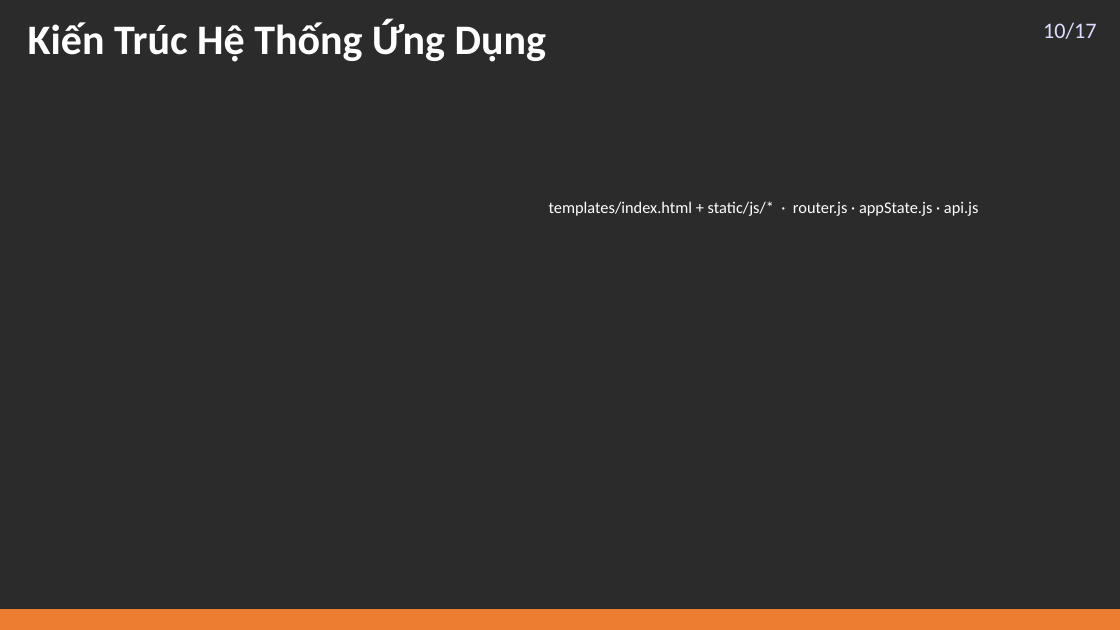
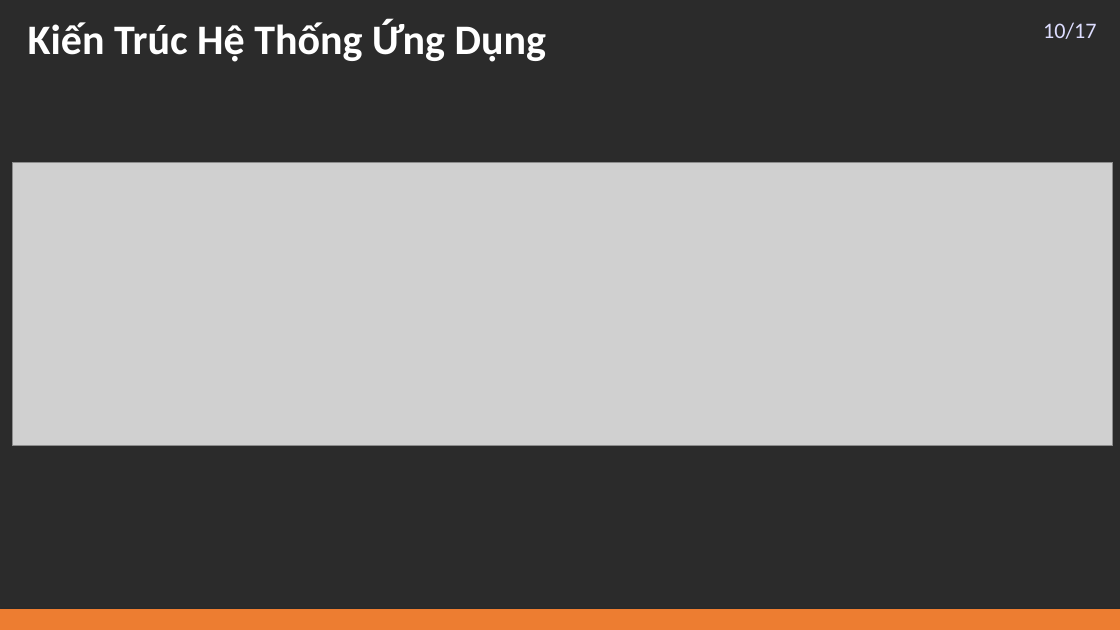
Before and after one commit to Paxx2303/DATN, a slide deck: slide 11 of BaoVe_NguyenQuocNam_221220938.pptx. Drawn at 1120x630 pixels with LibreOffice and Linux fonts; fonts in the diff are those of the drawing; grey boxes stand for pictures; background and template pictures are left out; a plain dark background stands for a picture behind light text. Boxes give left, top, right and bottom in pixels: in the first picture for what was removed or moved away, otherwise in the second. Text is boxed around its words. In the diff, an @@ line names an element or a change of style, - is before the commit and + after.

```diff
--- a/BaoVe_NguyenQuocNam_221220938.pptx
+++ b/BaoVe_NguyenQuocNam_221220938.pptx
@@ picture added at (x1=13, y1=162, x2=1113, y2=446) @@
@@ text removed at (x1=549, y1=201, x2=979, y2=216) @@
-templates/index.html + static/js/* · router.js · appState.js · api.js
```
Also in this commit, not shown: 3 other files.
